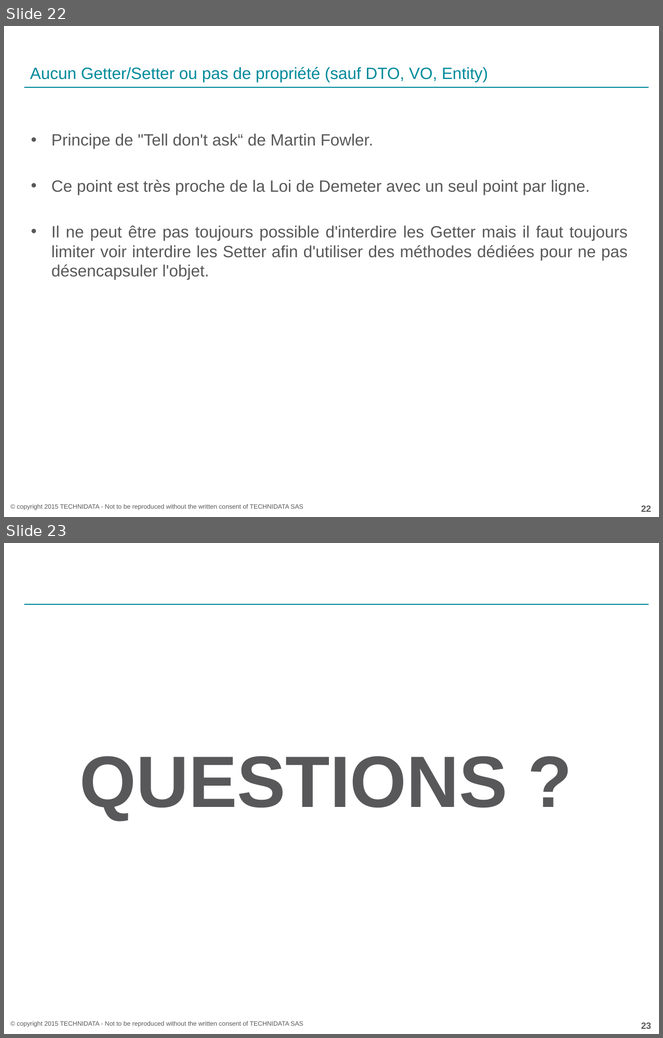
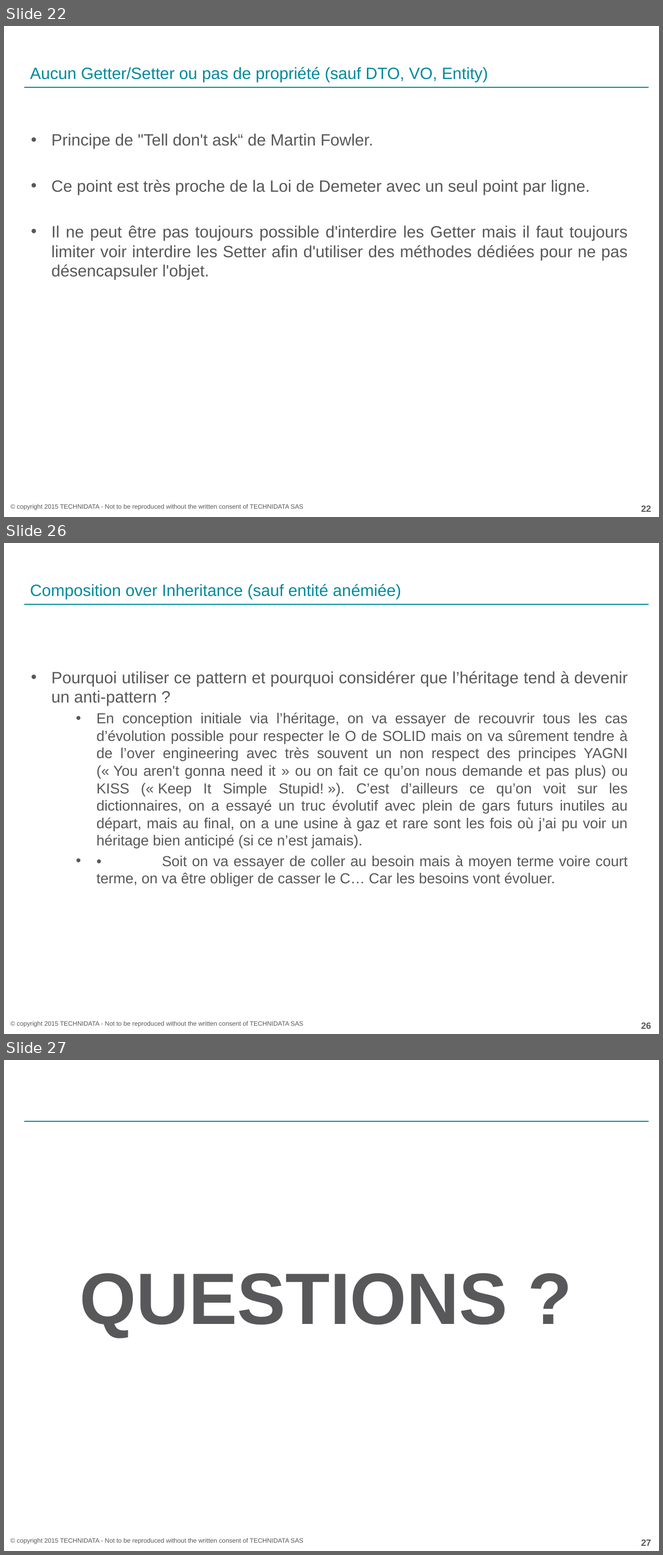
Before and after one commit to acoudene/ObjectCalisthenics, a slide deck: ObjectCalisthenics.pptx. Shown one above the other, each under a label of ours: slides 22 and 23 before the commit, slides 22, 26 and 27 after it; the slides between them are not shown. The pictures are 663x1038 and 663x1555 pixels, drawn with LibreOffice and Linux fonts; fonts in the diff are those of the drawing; background and template pictures are left out. Boxes give left, top, right and bottom in pixels: in the first picture for what was removed or moved away, otherwise in the second. Text is boxed around its words. In the diff, an @@ line names an element or a change of style, - is before the commit and + after.

Commit message:
Update powerpoint with "Composition over inheritance"

```diff
--- a/ObjectCalisthenics.pptx
+++ b/ObjectCalisthenics.pptx
@@ slide 26 added at box(4, 543, 659, 1034), background #FFFFFF; not listed: 3 template elements that a slide beside it also shows @@
@@ title added at box(30, 584, 401, 599), 18 pt, text #008A9B @@
+Composition over Inheritance (sauf entité anémiée)
@@ text added at box(51, 671, 628, 886), 16 pt, text #58585A @@
+• Pourquoi utiliser ce pattern et pourquoi considérer que l’héritage tend à devenir un anti-pattern ?
+  • En conception initiale via l’héritage, on va essayer de recouvrir tous les cas d’évolution possible pour respecter le O de SOLID mais on va sûrement tendre à de l’over engineering avec très souvent un non respect des principes YAGNI (« You aren't gonna need it » ou on fait ce qu’on nous demande et pas plus) ou KISS (« Keep It Simple Stupid! »). C’est d’ailleurs ce qu’on voit sur les dictionnaires, on a essayé un truc évolutif avec plein de gars futurs inutiles au départ, mais au final, on a une usine à gaz et rare sont les fois où j’ai pu voir un héritage bien anticipé (si ce n’est jamais).
+  • • Soit on va essayer de coller au besoin mais à moyen terme voire court terme, on va être obliger de casser le C… Car les besoins vont évoluer.
@@ what was slide 23 is now slide 27 @@
@@ page number at box(642, 1540, 651, 1546): text changed @@
-23
+27
```
Also in this commit, not shown: 2 slides changed, 3 other slides added, 1 other file.
